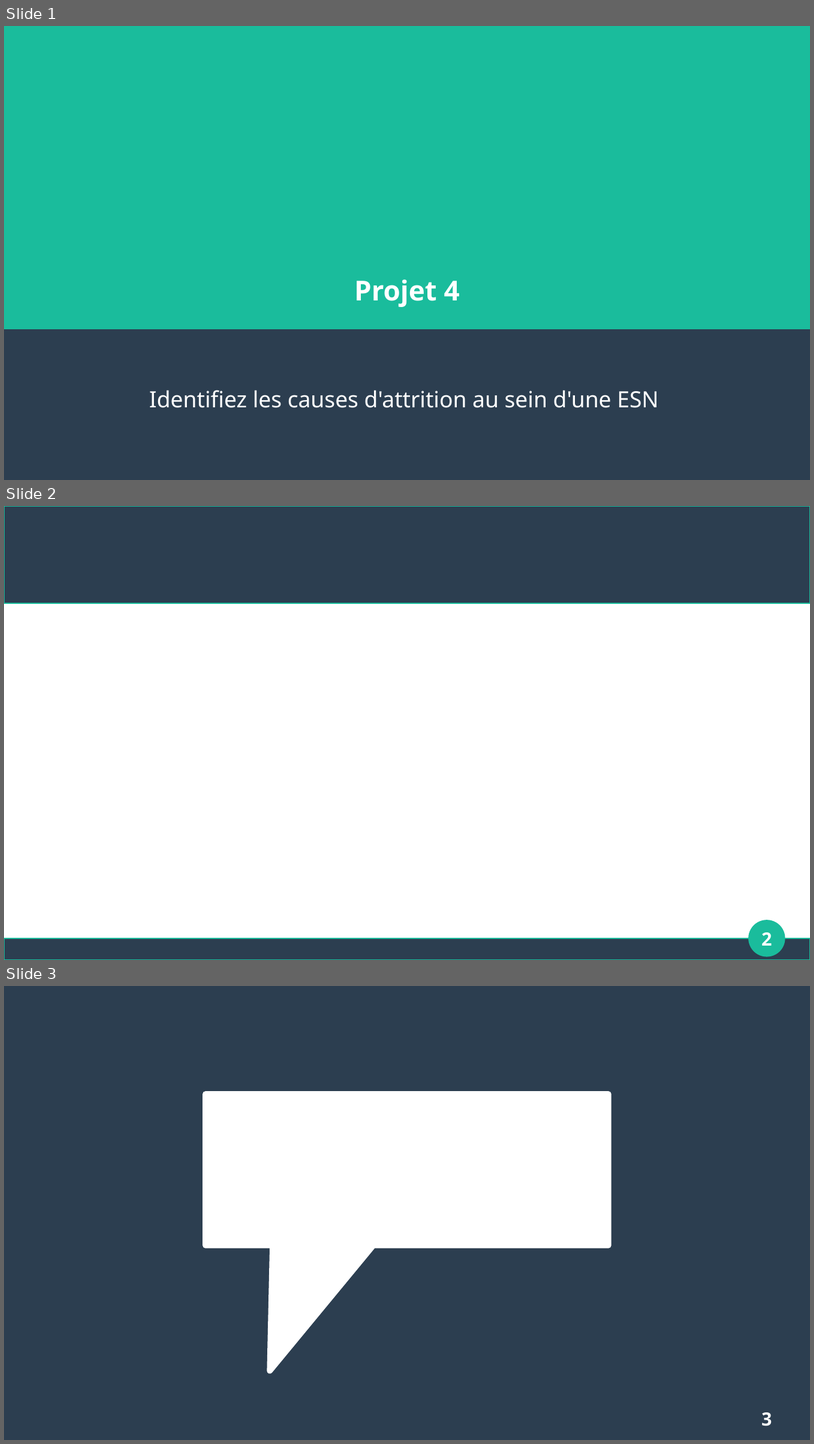
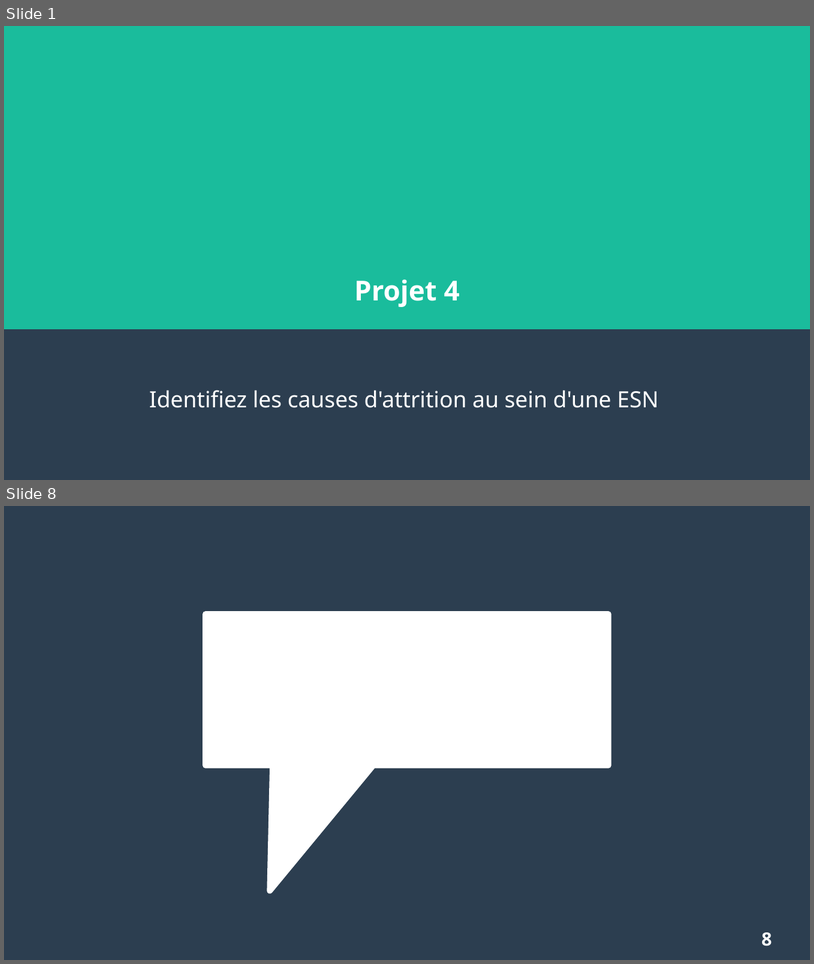
Before and after one commit to Apinsun/Projet4, a slide deck: presentation.odp. Shown one above the other, each under a label of ours: slides 1, 2 and 3 before the commit, slides 1 and 8 after it; the slides between them are not shown. The pictures are 814x1444 and 814x964 pixels, drawn with LibreOffice and Linux fonts; fonts in the diff are those of the drawing. Boxes give left, top, right and bottom in pixels: in the first picture for what was removed or moved away, otherwise in the second. Text is boxed around its words. In the diff, an @@ line names an element or a change of style, - is before the commit and + after.

```diff
--- a/presentation.odp
+++ b/presentation.odp
@@ slide 2 removed at [4,506,810,960], background #FFFFFF @@
@@ rectangle removed at [4,506,810,603] @@
@@ ellipse removed at [750,920,786,956] @@
@@ page number removed at [762,932,772,945] @@
-2
@@ rectangle removed at [4,939,810,960] @@
@@ what was slide 3 is now slide 8 @@
@@ page number at [762,932,772,946]: text changed @@
-3
+8
```
Also in this commit, not shown: 6 slides added, 1 other file.
